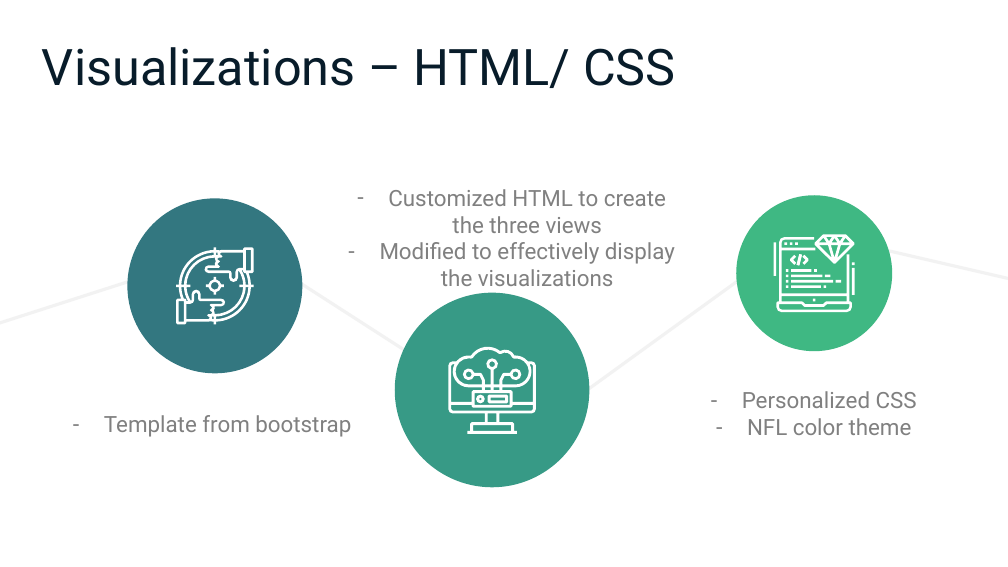
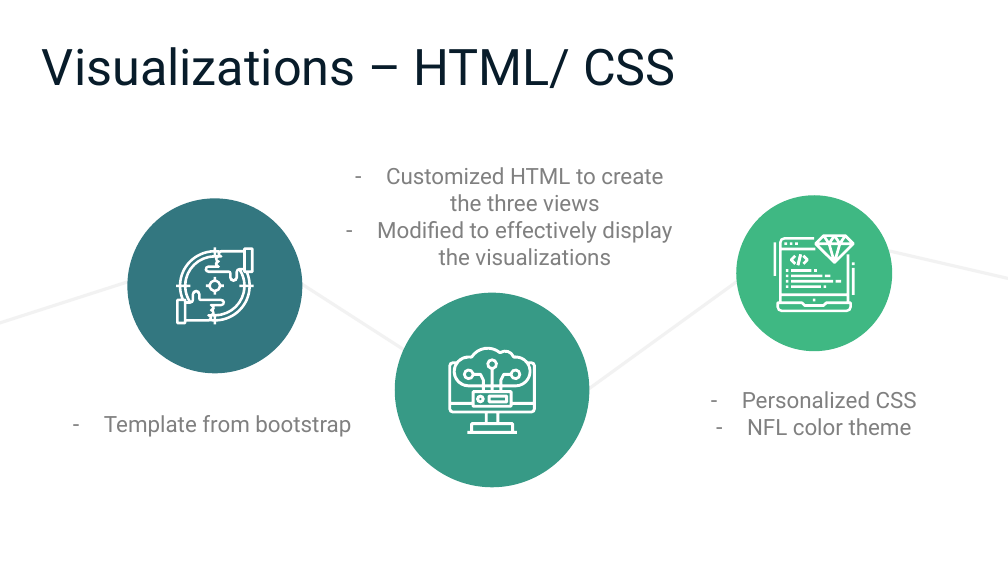
Before and after one commit to gusmendesbh/project3-group1, a slide deck: slide 8 of presentation/Group3_NFL_slides.pptx (slide 10 before the commit). Drawn at 1008x567 pixels with LibreOffice and Linux fonts; fonts in the diff are those of the drawing. Boxes give left, top, right and bottom in pixels: in the first picture for what was removed or moved away, otherwise in the second. Text is boxed around its words. In the diff, an @@ line names an element or a change of style, - is before the commit and + after.

```diff
--- a/presentation/Group3_NFL_slides.pptx
+++ b/presentation/Group3_NFL_slides.pptx
@@ text "Customized HTML to create the ...": place and size @@
-text "Customized HTML to create the ..." at [380, 189, 675, 286]
+text "Customized HTML to create the ..." at [377, 167, 672, 265]
```
Also in this commit, not shown: 6 other slides changed, 1 slide added, 4 slides removed.
